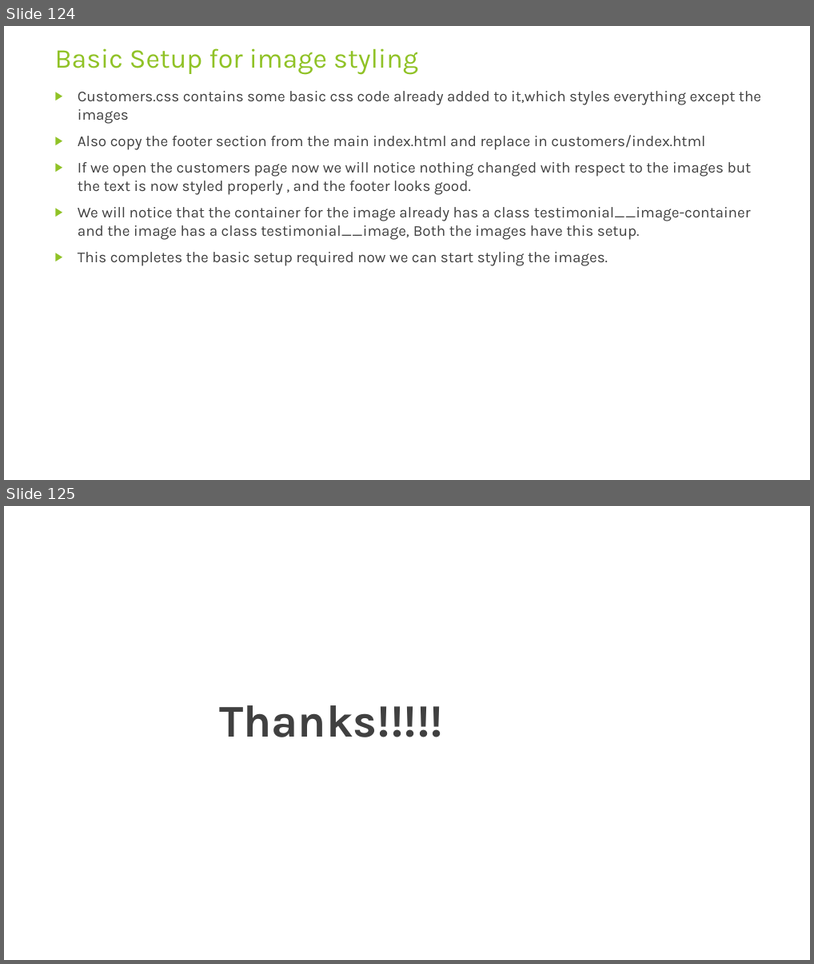
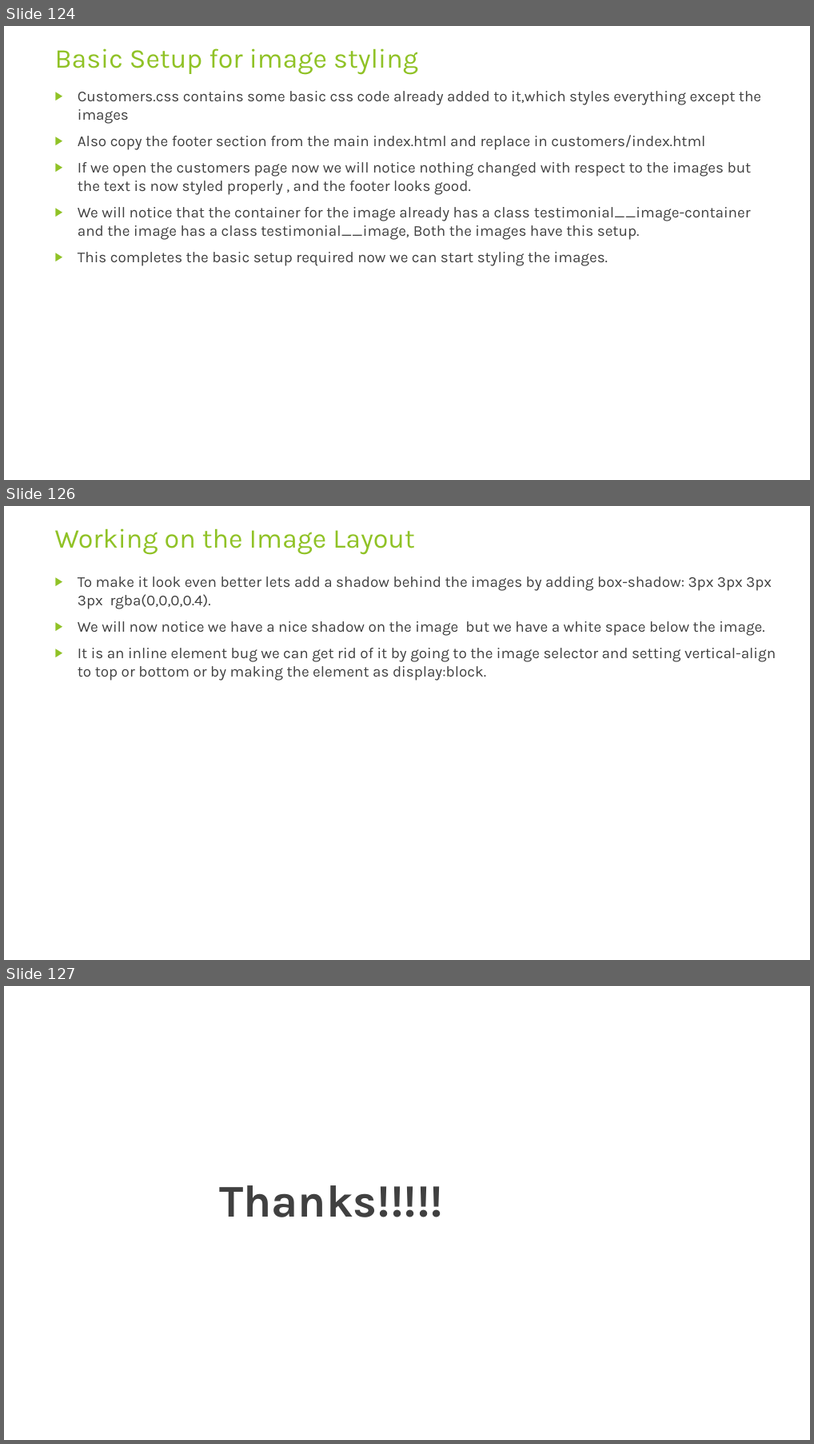
Before and after one commit to rudhrainfogain/CSS, a slide deck: PPT/Css-v7.pptx. Shown one above the other, each under a label of ours: slides 124 and 125 before the commit, slides 124, 126 and 127 after it; the slides between them are not shown. The pictures are 814x964 and 814x1444 pixels, drawn with LibreOffice and Linux fonts; fonts in the diff are those of the drawing. Boxes give left, top, right and bottom in pixels: in the first picture for what was removed or moved away, otherwise in the second. Text is boxed around its words. In the diff, an @@ line names an element or a change of style, - is before the commit and + after.

Commit message:
imageLayout

```diff
--- a/PPT/Css-v7.pptx
+++ b/PPT/Css-v7.pptx
@@ slide 126 added at (x1=4, y1=506, x2=810, y2=960), background #FFFFFF @@
@@ title added at (x1=55, y1=528, x2=414, y2=554), 32.4 pt, text #90C226 @@
+Working on the Image Layout
@@ text added at (x1=78, y1=576, x2=776, y2=680), 18 pt, text #404040 @@
+▶ To make it look even better lets add a shadow behind the images by adding box-shadow: 3px 3px 3px 3px rgba(0,0,0,0.4).
+▶ We will now notice we have a nice shadow on the image but we have a white space below the image.
+▶ It is an inline element bug we can get rid of it by going to the image selector and setting vertical-align to top or bottom or by making the element as display:block.
@@ what was slide 125 is now slide 127 @@
```
Also in this commit, not shown: 1 other slide added, 1 other file.
